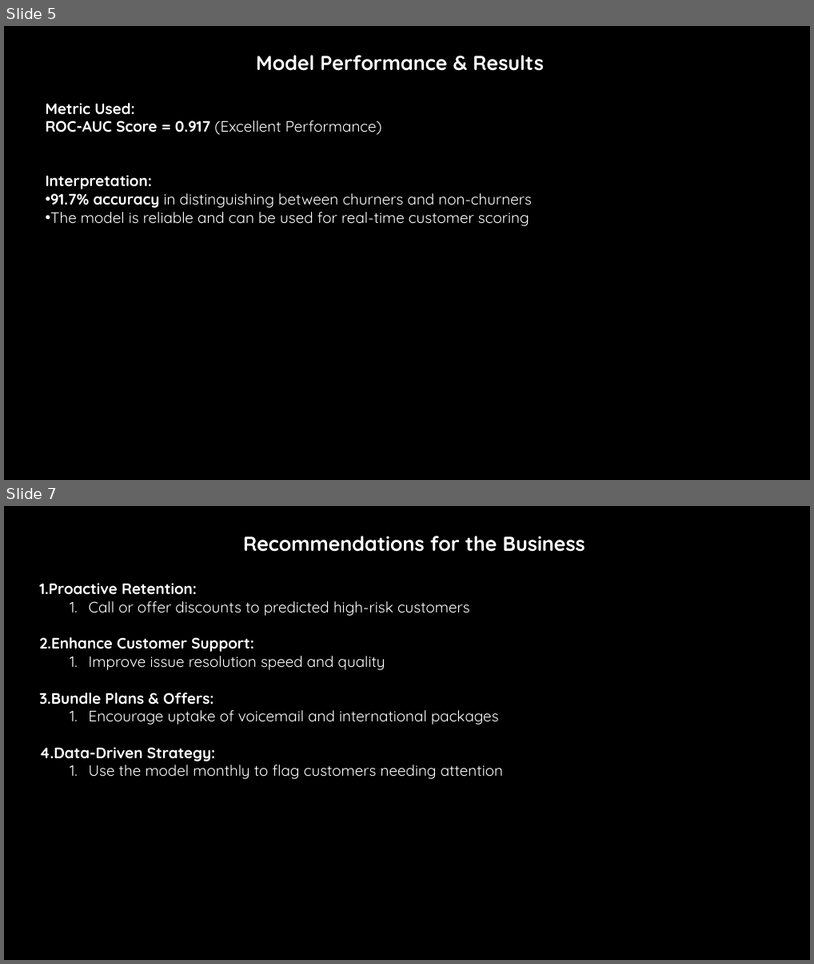
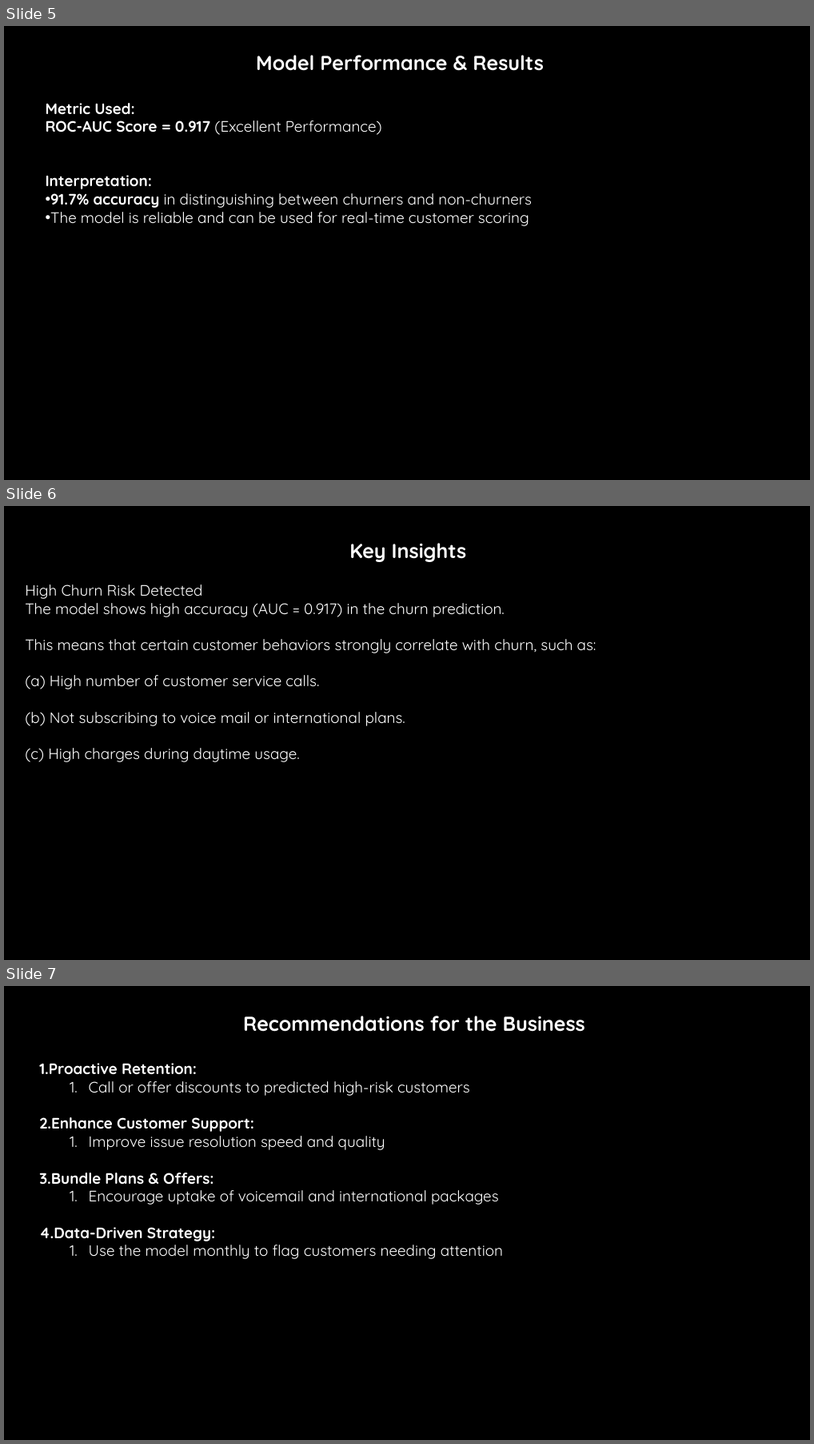
Before and after one commit to Kelvin-Shilisia/syriatel-churn-classifier, a slide deck: Churn Prediction in Telecom.pptx. Shown one above the other, each under a label of ours: slides 5 and 7 before the commit, slides 5, 6 and 7 after it; the slides between them are not shown. The pictures are 814x964 and 814x1444 pixels, drawn with LibreOffice and Linux fonts; fonts in the diff are those of the drawing; background and template pictures are left out. Boxes give left, top, right and bottom in pixels: in the first picture for what was removed or moved away, otherwise in the second. Text is boxed around its words. In the diff, an @@ line names an element or a change of style, - is before the commit and + after.

```diff
--- a/Churn Prediction in Telecom.pptx
+++ b/Churn Prediction in Telecom.pptx
@@ slide 6 added at [4,506,810,960], background #000000 @@
@@ text added at [25,543,597,762], 18 pt, text #FFFFFF @@
+Key Insights
+High Churn Risk Detected
+The model shows high accuracy (AUC = 0.917) in the churn prediction.
+This means that certain customer behaviors strongly correlate with churn, such as:
+(a) High number of customer service calls.
+(b) Not subscribing to voice mail or international plans.
+(c) High charges during daytime usage.
```
Also in this commit, not shown: 3 slides changed, 1 slide removed, 1 other file.
